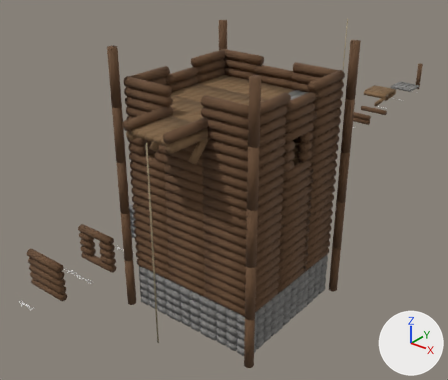
What one commit did to the Blender file design/stone-tower.blend.
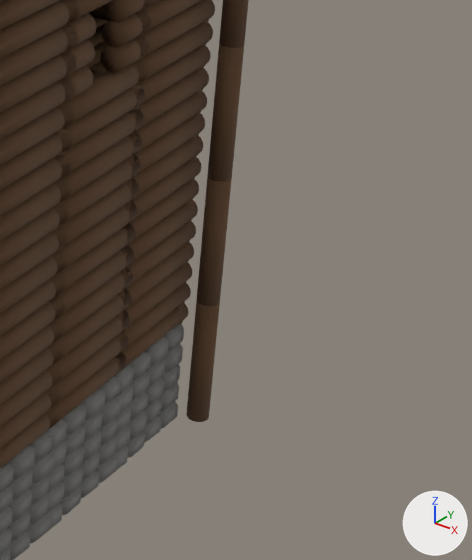
The first picture shows the older version from a 50 mm camera at (16.8, -21.9, 19.7) aimed at (-8.5, 9.8, 0.0). The close-ups show the older and then the newer version on the part from 58% to 97% of the width and 36% to 90% of the height of that picture. Only the edits that show in the close-ups are written down. Every picture has the same lights, and +X, +Y and +Z are marked at lower right.

Names of what the first close-up shows: 'CornerPost.015', 'CornerPost.016', 'CornerPost.017', 'Floor.008', 'LogWall.003', 'LogWall.007', 'LogWall.011', 'LogWall.015', 'LogWall.019', 'LogWall.023', 'LogWall.026', 'LogWall.031', 'LogWindowWall.003', 'StoneWall.003', 'StoneWall.007', 'StoneWall.011' and 17 more.
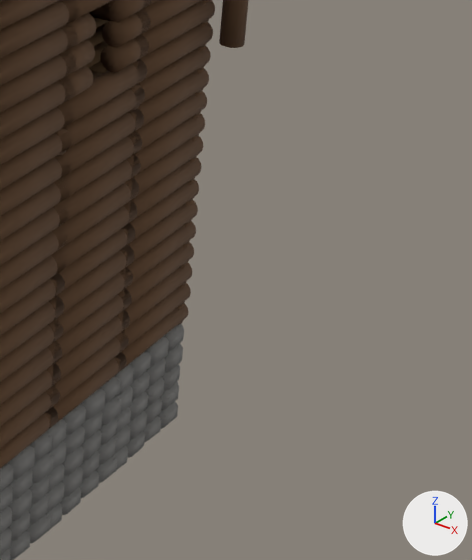
Scene script edits in JSON lines:
```json
{"op": "set", "path": "ob_floor_008.location", "old": "(2.26, 2.26, 8.04)", "new": "(-2.26, 0.0, 10.74)"}
{"op": "set", "path": "ob_cornerpost_006.location", "old": "(-3.84, 3.84, 2.7)", "new": "(3.84, 3.84, 8.1)"}
{"op": "remove", "block": "ob_cornerpost_015", "code": ["ob_cornerpost_015 = bpy.data.objects.new('CornerPost.015', me_hb_cornerpost)", "ob_cornerpost_015.location = (3.84, 3.84, 0.0)"]}
{"op": "remove", "block": "ob_cornerpost_016", "code": ["ob_cornerpost_016 = bpy.data.objects.new('CornerPost.016', me_hb_cornerpost)", "ob_cornerpost_016.location = (3.84, 3.84, 2.7)"]}
{"op": "remove", "block": "ob_cornerpost_017", "code": ["ob_cornerpost_017 = bpy.data.objects.new('CornerPost.017', me_hb_cornerpost)", "ob_cornerpost_017.location = (3.84, 3.84, 5.4)"]}
```

Boxes [x1, y1, x2, y2] around the edits, measured in the close-ups (472 x 560 px):
```json
{"object": "CornerPost.017", "change": "deleted", "before": [208, 43, 244, 182], "on screen": "brown"}
{"object": "CornerPost.016", "change": "deleted", "before": [197, 175, 232, 306], "on screen": "brown"}
{"object": "CornerPost.015", "change": "deleted", "before": [186, 300, 220, 422], "on screen": "brown"}
{"object": "CornerPost.006", "change": "moved", "after": [219, 0, 249, 48], "on screen": "not visible before"}
{"object": "Floor.008", "change": "moved", "before": [86, 17, 109, 73], "on screen": "not visible afterwards"}
{"object": "CornerPost.018", "change": "unchanged, covered by the edit", "before": [219, 0, 249, 48]}
```
